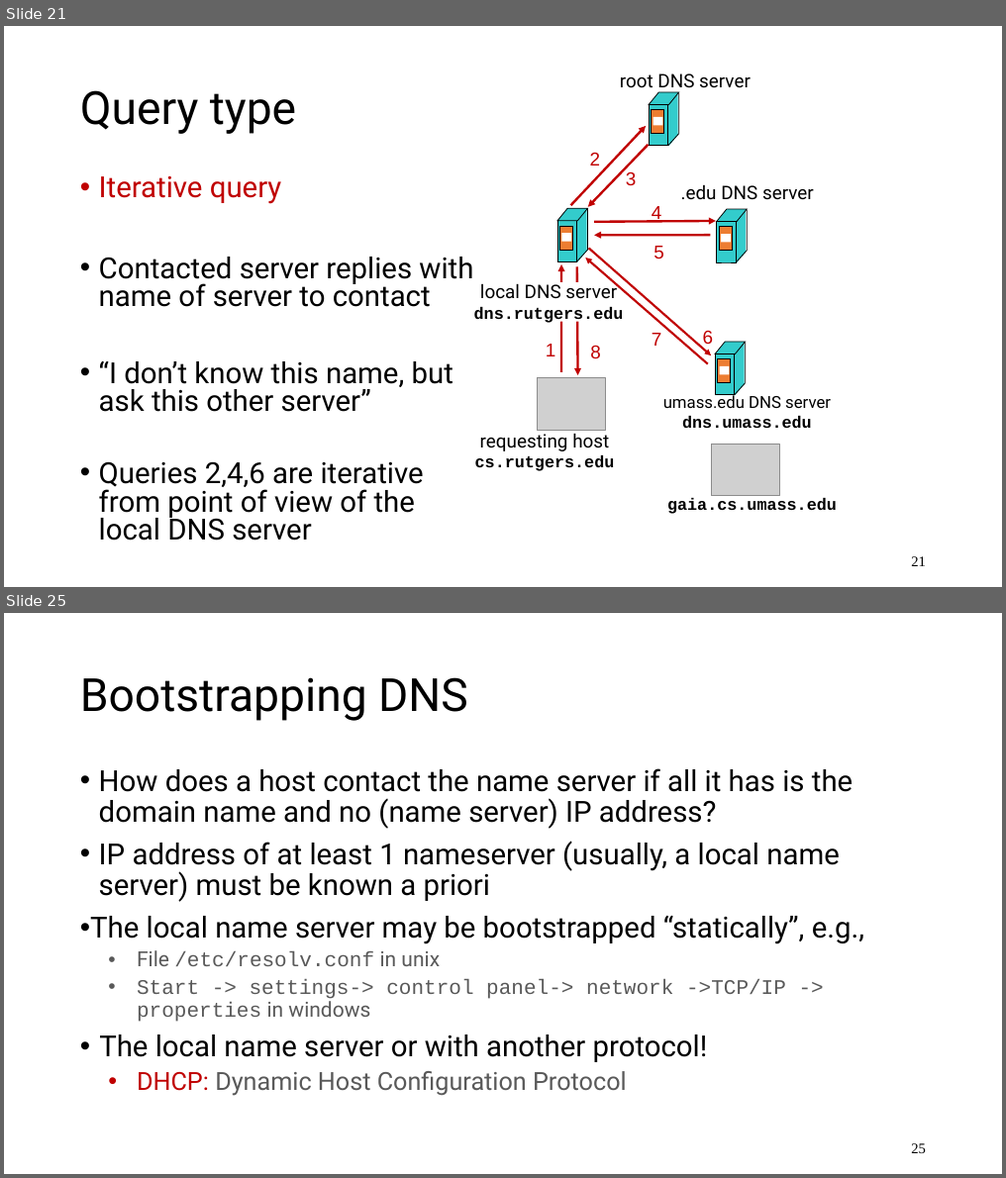
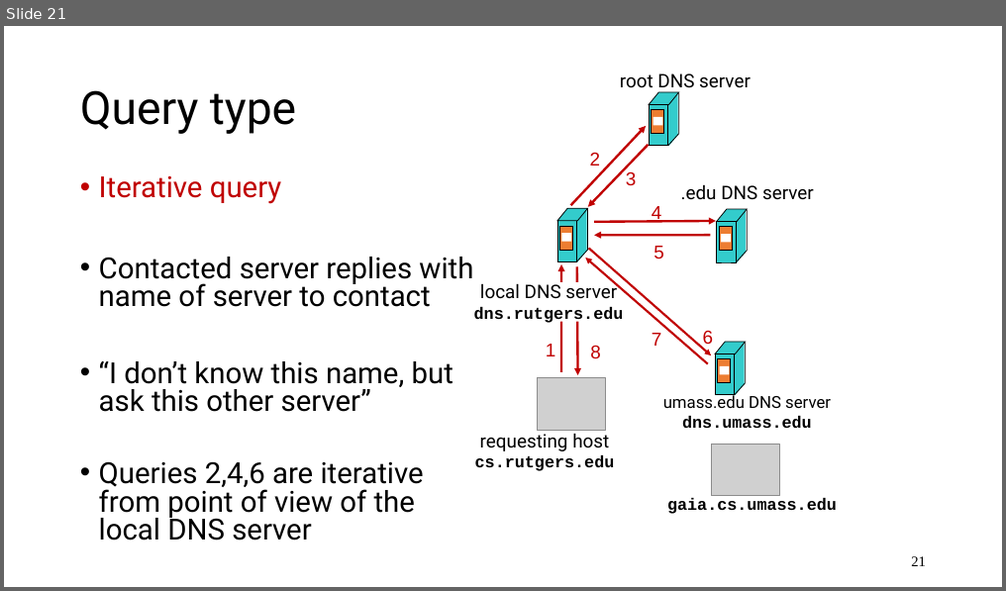
Before and after one commit to ngsrinivas/coursegen, a slide deck: ex/352-F24/staging/352-F24/lectures/04-app-dns.pptx. Shown one above the other, each under a label of ours: slides 21 and 25 before the commit, slide 21 after it; the slides between them are not shown. The pictures are 1006x1178 and 1006x591 pixels, drawn with LibreOffice and Linux fonts; fonts in the diff are those of the drawing; grey boxes stand for pictures. Boxes give left, top, right and bottom in pixels: in the first picture for what was removed or moved away, otherwise in the second. Text is boxed around its words. In the diff, an @@ line names an element or a change of style, - is before the commit and + after.

```diff
--- a/ex/352-F24/staging/352-F24/lectures/04-app-dns.pptx
+++ b/ex/352-F24/staging/352-F24/lectures/04-app-dns.pptx
@@ slide 25 removed at <box>4,613,1002,1174</box>, background #FFFFFF @@
@@ title removed at <box>80,677,468,721</box> @@
-Bootstrapping DNS
@@ text removed at <box>90,768,864,1096</box> @@
-• How does a host contact the name server if all it has is the domain name and no (name server) IP address?
-• IP address of at least 1 nameserver (usually, a local name server) must be known a priori
-• The local name server may be bootstrapped “statically”, e.g.,
-  • File /etc/resolv.conf in unix
-  • Start -> settings-> control panel-> network ->TCP/IP -> properties in windows
-• The local name server or with another protocol!
-  • DHCP: Dynamic Host Configuration Protocol
@@ page number removed at <box>911,1144,926,1154</box> @@
-25
```
Also in this commit, not shown: 10 other slides removed, 4 other files.
